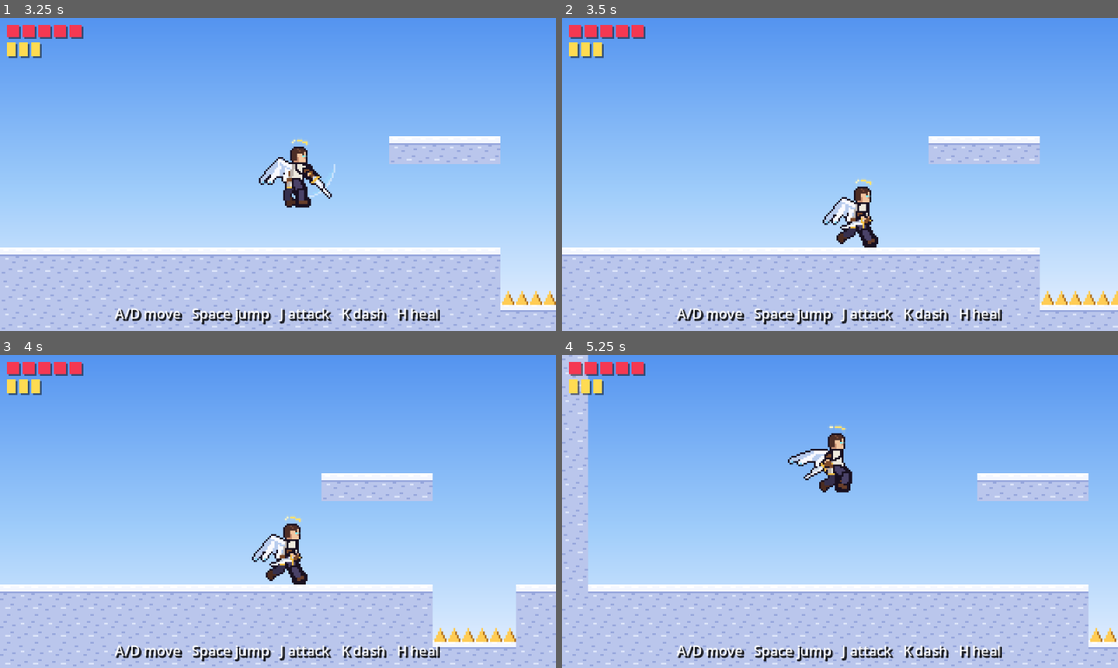
Above: before the commit, frames 1-4 (two rows, left to right).
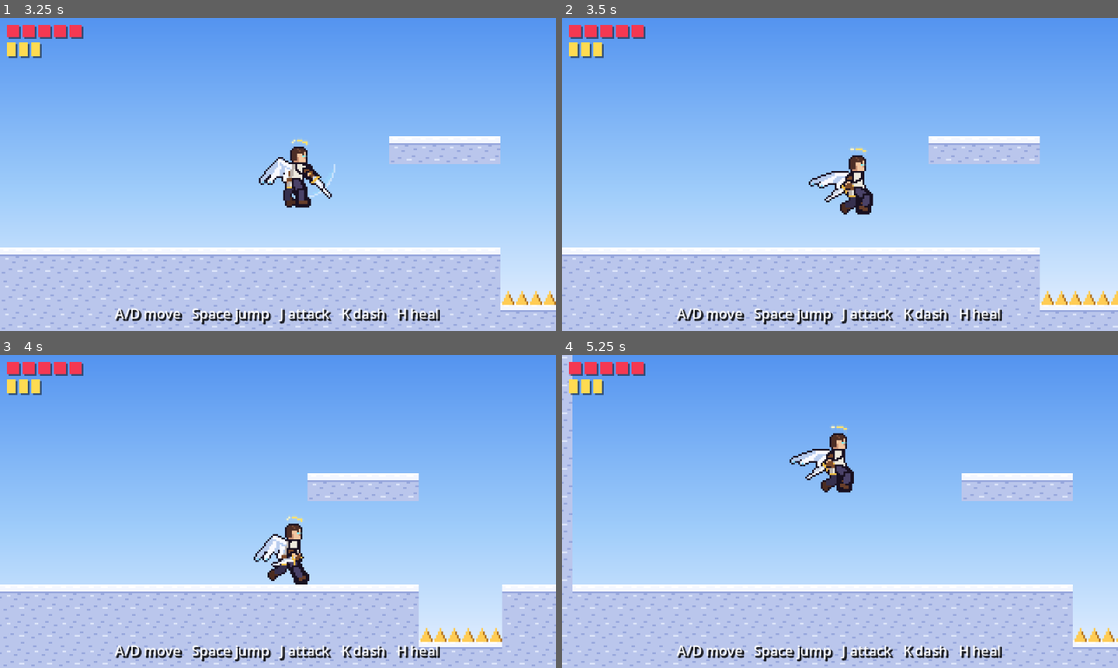
Above: after the commit, the same moments.

Repository: IhorBalan/descender-game
Game: Godot game, scene res://scenes/main.tscn
The game is run twice, just before and just after one commit, with the same random seed, the same clock (stepped at 60 frames per second) and the same inputs.
Inputs (mouse positions are in pixels of both pictures, inside the frame that each line leads up to):
- Up to frame 1 (3.25 s): move the mouse to (400, 158) at 0.52 s; hold D (move_right) 0.53-2.03 s; tap J (attack) at 0.6, 3.05 s; click (400, 158) at 0.67 s; tap Space (jump) at 0.77, 1.07, 1.52, 1.82, 2.85, 3.02 s; tap K (dash) at 0.8, 1.35 s; move the mouse to (166, 190) at 1.27 s; tap H (heal) at 1.55, 2.1 s; move the mouse to (333, 105) at 2.02 s; hold A (move_left) 2.03-2.78 s; hold Space (jump) 2.03-2.78 s; move the mouse to (250, 237) at 2.77 s; hold D (move_right) from 2.78 s (still down); click (250, 237) at 2.92 s
- Up to frame 2 (3.5 s): keep holding D (move_right); tap Space (jump) at 3.32 s
- Up to frame 3 (4 s): keep holding D (move_right); move the mouse to (444, 558) at 3.52 s; tap J (attack) at 3.6 s; tap Space (jump) at 3.77 s; tap K (dash) at 3.8 s
- Up to frame 4 (5.25 s): tap Space (jump) at 4.07, 4.52, 4.82 s; move the mouse to (673, 464) at 4.27 s; release D (move_right) at 4.28 s; hold A (move_left) 4.28-5.03 s; tap K (dash) at 4.35 s; tap H (heal) at 4.55, 5.1 s; move the mouse to (867, 511) at 5.02 s; hold D (move_right) from 5.03 s (still down); hold Space (jump) from 5.03 s (still down); click (867, 511) at 5.17 s

Frame 1 is identical in both runs. In frame 2, 1.7% of the frame differs, in the area x 44-57%, y 41-74%; in frame 3, 4.8%; in frame 4, 6.3%, in the area x 0-100%, y 0-100%.

Commit message:
Address review round 4: freeze ends active states, jump buffer and cut in every state, checkpoint origin and re-entry, walker kill plane
- Player.freeze() ends a dash, attack or heal when the goal is reached;
  jump is sampled once per tick so it buffers from any state, and the
  jump cut tracks the held button instead of the release frame.
- Checkpoints ignore a dead or respawning hero and sit on the cell
  bottom like the hero, so the respawn point is on the floor.
- Walkers knocked off their platform are freed below the level.
- Drop the unused Main.level_complete.

Co-Authored-By: Claude Fable 5.1 <noreply@anthropic.com>
Claude-Session: https://claude.ai/code/session_015ZNgfisNmVQDT1BTu8dmFo

Diff:
--- a/scenes/checkpoint.tscn
+++ b/scenes/checkpoint.tscn
@@ -12,11 +12,11 @@
 script = ExtResource("1_checkpoint")
 
 [node name="Sprite2D" type="Sprite2D" parent="."]
-position = Vector2(0, -24)
+position = Vector2(0, -32)
 scale = Vector2(2, 2)
 texture = ExtResource("2_sheet")
 hframes = 2
 
 [node name="CollisionShape2D" type="CollisionShape2D" parent="."]
-position = Vector2(0, -12)
+position = Vector2(0, -20)
 shape = SubResource("RectangleShape2D_area")
--- a/scripts/checkpoint.gd
+++ b/scripts/checkpoint.gd
@@ -2,7 +2,8 @@
 extends Area2D
 
 ## Resting here refills health and healing and sets the respawn point.
-## The hero rests automatically on touch.
+## The hero rests automatically on touch. The node's origin is at the base,
+## like the hero's, so the respawn point puts his feet on the floor.
 
 signal rested(checkpoint: Checkpoint)
 
@@ -17,7 +18,9 @@
 
 
 func _on_body_entered(body: Node2D) -> void:
-	if body is Player:
+	# A dead hero falling past, or a respawn landing on an active checkpoint,
+	# is not a new rest.
+	if body is Player and not active and body.state != Player.State.DEAD:
 		body.rest_at(global_position)
 		for other in get_tree().get_nodes_in_group("checkpoint"):
 			other.set_active(other == self)
--- a/scripts/enemies/walker.gd
+++ b/scripts/enemies/walker.gd
@@ -17,6 +17,9 @@
 
 @export_enum("imp", "angel_guard") var character := "imp"
 @export var contact_damage := 1
+## Falling below this y (set by the level) removes the enemy, so one knocked
+## off its platform does not fall forever.
+var death_y := INF
 
 var health := 0
 var direction := -1
@@ -75,6 +78,9 @@
 	move_and_slide()
 	if is_on_wall() and _hurt_timer <= 0.0:
 		_face(-direction)
+	if global_position.y > death_y:
+		queue_free()
+		return
 	_hurt_player()
 
 
--- a/scripts/level_builder.gd
+++ b/scripts/level_builder.gd
@@ -137,7 +137,7 @@
 				x += 1
 			"C":
 				var checkpoint: Checkpoint = CHECKPOINT_SCENE.instantiate()
-				checkpoint.position = _cell_center(x, y)
+				checkpoint.position = _cell_bottom(x, y)
 				_objects.add_child(checkpoint)
 				checkpoints.append(checkpoint)
 				x += 1
@@ -202,7 +202,9 @@
 		var enemy: Node2D = spawn.scene.instantiate()
 		enemy.position = spawn.position
 		if enemy is Walker:
-			(enemy as Walker).character = spawn.character
+			var walker := enemy as Walker
+			walker.character = spawn.character
+			walker.death_y = size_px.y + 64.0
 		_enemies.add_child(enemy)
 
 
--- a/scripts/main.gd
+++ b/scripts/main.gd
@@ -11,7 +11,6 @@
 @onready var hud: Hud = $HUD
 
 var player: Player
-var level_complete := false
 
 
 func _ready() -> void:
@@ -62,6 +61,5 @@
 
 
 func _on_goal_reached() -> void:
-	level_complete = true
-	player.frozen = true
+	player.freeze()
 	hud.show_message("Level complete!   Press R to restart", -1.0)
--- a/scripts/player.gd
+++ b/scripts/player.gd
@@ -78,6 +78,9 @@
 var _state_timer := 0.0
 var _invulnerable_timer := 0.0
 var _safe_ground_timer := 0.0
+## True from a jump until its rise ends; lets the jump cut apply once even if
+## the button was released during another state.
+var _jump_rising := false
 var _attack_hit: Array[Node] = []
 
 
@@ -94,6 +97,10 @@
 
 func _physics_process(delta: float) -> void:
 	_tick_timers(delta)
+	# Sampled before the state switch so a jump pressed near the end of an
+	# attack, dash, heal or hurt is buffered instead of dropped.
+	if not frozen and Input.is_action_just_pressed("jump"):
+		_jump_buffer_timer = JUMP_BUFFER_TIME
 	match state:
 		State.DEAD:
 			_process_dead(delta)
@@ -130,8 +137,6 @@
 		facing = 1 if input_dir > 0.0 else -1
 	if is_on_floor():
 		_coyote_timer = COYOTE_TIME
-	if not frozen and Input.is_action_just_pressed("jump"):
-		_jump_buffer_timer = JUMP_BUFFER_TIME
 
 	_apply_gravity(delta)
 	_apply_horizontal(input_dir, delta)
@@ -140,8 +145,14 @@
 		velocity.y = JUMP_VELOCITY
 		_jump_buffer_timer = 0.0
 		_coyote_timer = 0.0
-	elif not frozen and Input.is_action_just_released("jump") and velocity.y < 0.0:
+		_jump_rising = true
+	elif _jump_rising and velocity.y >= 0.0:
+		_jump_rising = false
+	elif _jump_rising and not frozen and not Input.is_action_pressed("jump"):
+		# Variable jump height: letting go while rising cuts the jump short,
+		# whichever state the button was released in.
 		velocity.y *= JUMP_CUT_MULTIPLIER
+		_jump_rising = false
 
 	if frozen:
 		state = State.IDLE if is_on_floor() else State.FALL
@@ -307,6 +318,15 @@
 	global_position = last_safe_position
 	velocity = Vector2.ZERO
 	_invulnerable_timer = INVULNERABLE_TIME
+
+
+## Ends the level: whatever the hero was doing stops, input is ignored and
+## nothing can hurt him any more. Gravity keeps running so he lands.
+func freeze() -> void:
+	frozen = true
+	if state != State.DEAD:
+		_set_state(State.IDLE, 0.0)
+		velocity.x = 0.0
 
 
 ## Resting at a checkpoint: full health, healing refilled, respawn point set.
Binary file changed: docs/screenshots/checkpoint.png
Binary file changed: docs/screenshots/spikes.png
